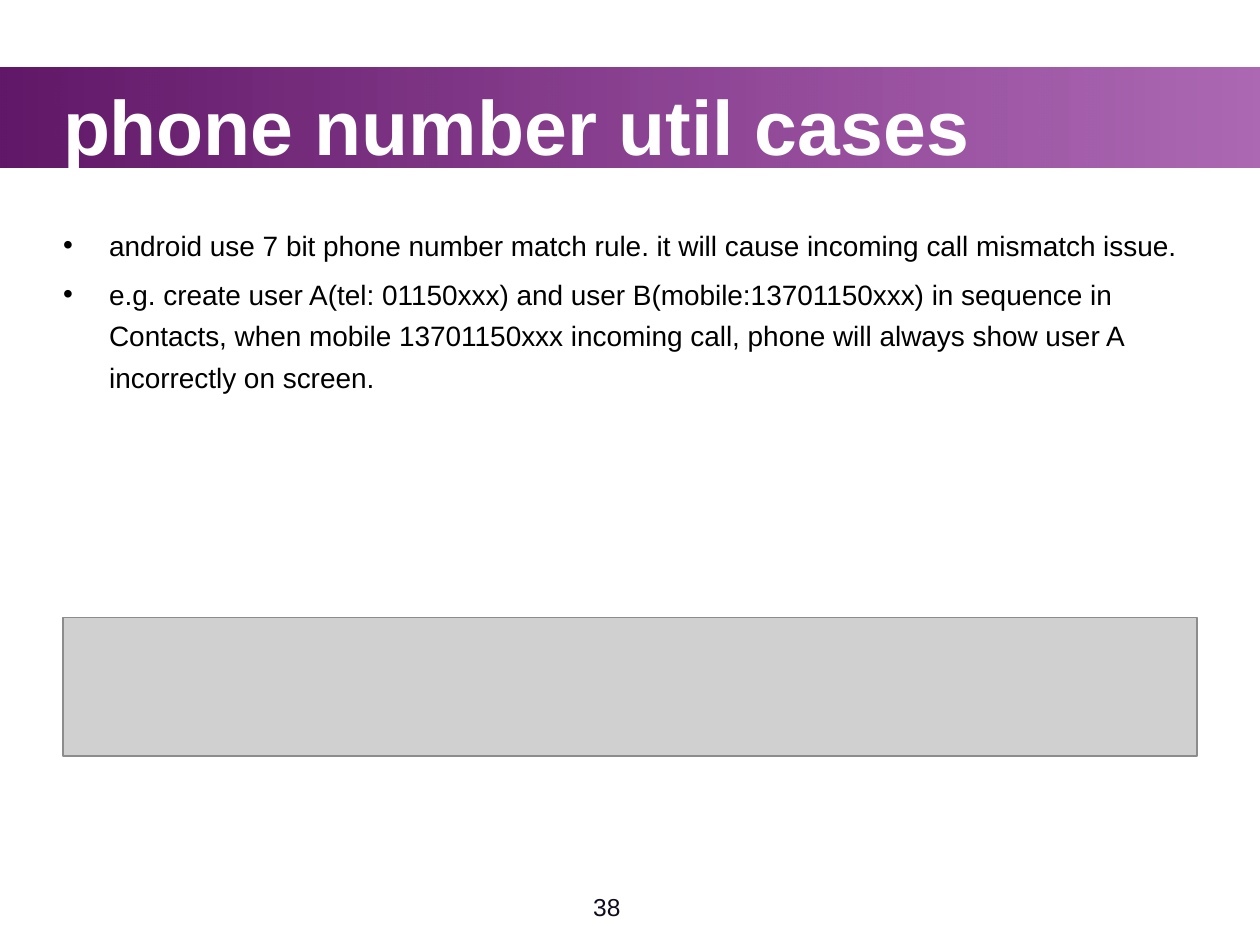
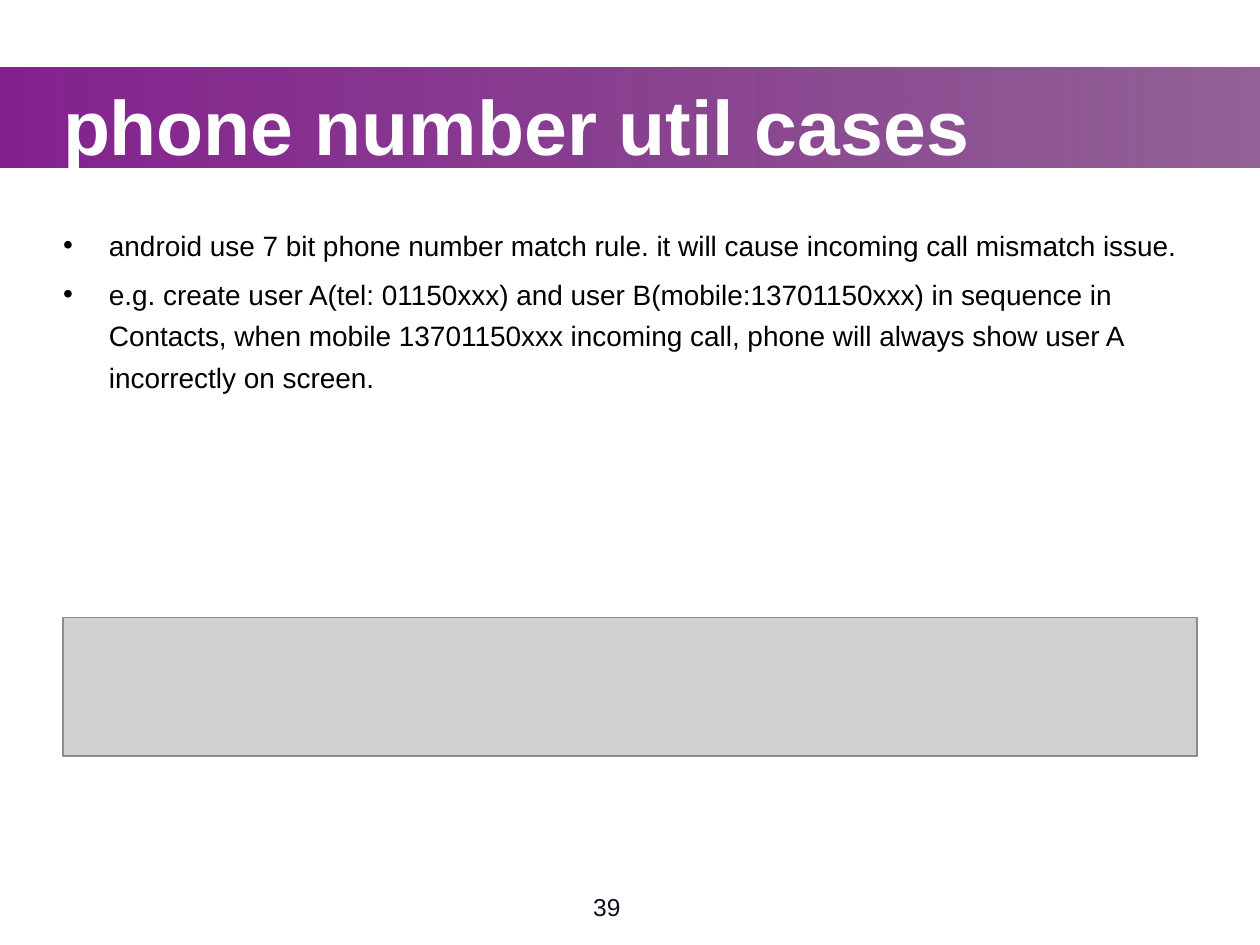
Before and after one commit to widerules/system-information, a slide deck: slide 39 of cts/CTS-training.ppt (slide 38 before the commit). Drawn at 1260x945 pixels with LibreOffice and Linux fonts; fonts in the diff are those of the drawing; grey boxes stand for pictures; background and template pictures are left out. Boxes give left, top, right and bottom in pixels: in the first picture for what was removed or moved away, otherwise in the second. Text is boxed around its words. In the diff, an @@ line names an element or a change of style, - is before the commit and + after.

```diff
--- a/cts/CTS-training.ppt
+++ b/cts/CTS-training.ppt
@@ rectangle at <box>0,67,1260,166</box>: fill gradient #611868 to #85218F to gradient #85218F to #611868 @@
@@ page number at <box>593,899,620,917</box>: text changed @@
-38
+39
```
Also in this commit, not shown: 40 other slides changed, 1 slide added.
